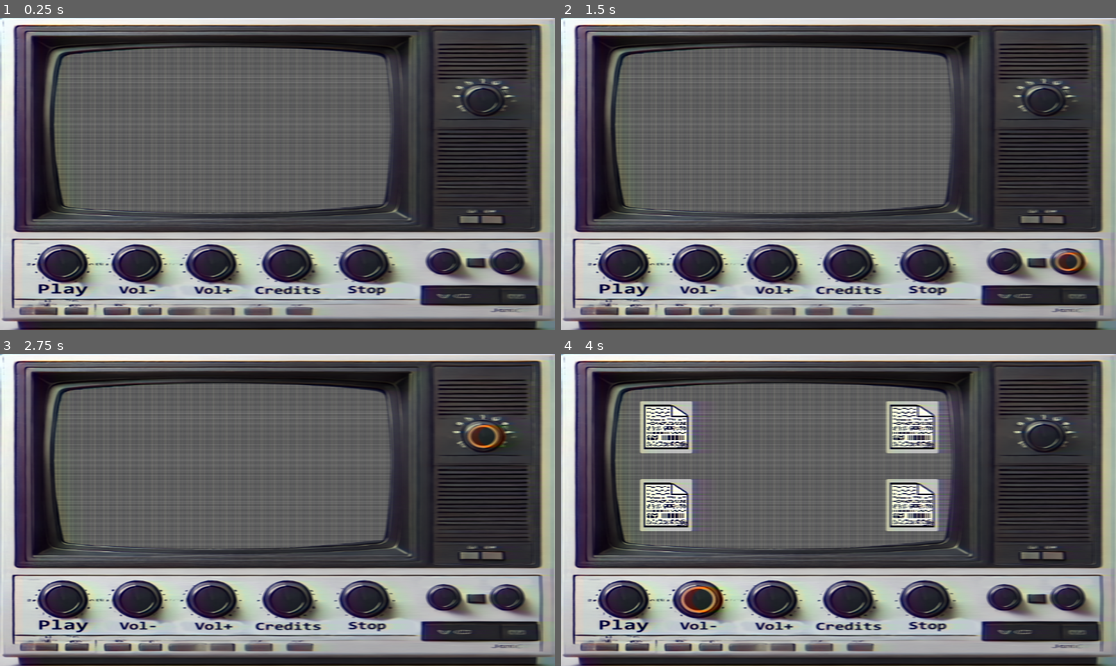
Above: before the commit, frames 1-4 (two rows, left to right).
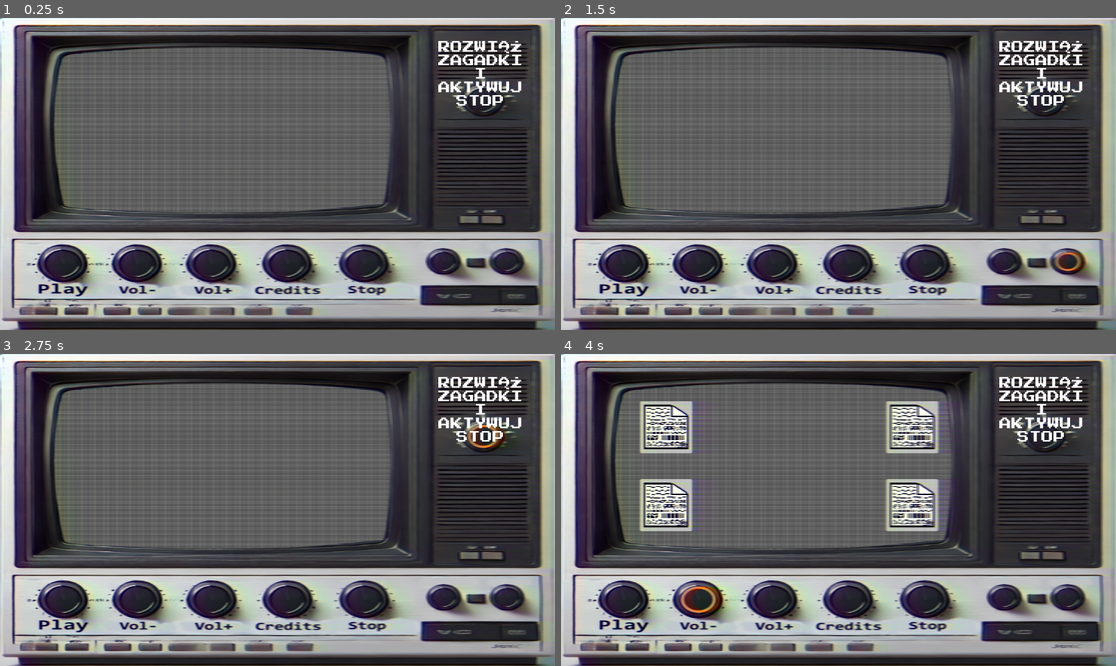
Above: after the commit, the same moments.

Repository: Ciasne14/SteelWorks3
Game: Godot game, scene res://Scenes/main_scene.tscn
Same seed, same stepped clock (60 frames per second), same inputs: the game is played once before the commit and once after it. Sound files missing from this copy of the repository are replaced by a short silence.
Inputs (mouse positions are in pixels of both pictures, inside the frame that each line leads up to):
- Up to frame 1 (0.25 s): no input
- Up to frame 2 (1.5 s): click (1005, 261) at 0.5 s; click (1066, 261) at 1.25 s
- Up to frame 3 (2.75 s): click (482, 435) at 2 s
- Up to frame 4 (4 s): click (622, 600) at 2.75 s; click (699, 600) at 3.5 s

The runs differ from the first frame. In frame 1, 1.2% of the frame differs, in the area x 78-94%, y 7-29%; in frame 2, 1.2%; in frame 3, 1.2%; in frame 4, 1.2%.

Commit message:
clean up

Diff:
--- a/escaper.tscn
+++ b/Scenes/escaper.tscn
@@ -1,8 +1,8 @@
 [gd_scene load_steps=4 format=3 uid="uid://b21ay0s48gftm"]
 
-[ext_resource type="Script" path="res://escaper.gd" id="1_8toob"]
+[ext_resource type="Script" path="res://Scripts/escaper.gd" id="1_8toob"]
 [ext_resource type="Texture2D" uid="uid://bwujuhmxjljta" path="res://Images/icon.svg" id="2_wbo6i"]
-[ext_resource type="AudioStream" uid="uid://c84g8apyvcndw" path="res://click[0-0-2](1).mp3" id="3_h8sll"]
+[ext_resource type="AudioStream" uid="uid://c84g8apyvcndw" path="res://Sounds/click[0-0-2](1).mp3" id="3_h8sll"]
 
 [node name="Escaper" type="Node2D"]
 
--- a/Scenes/main_scene.tscn
+++ b/Scenes/main_scene.tscn
@@ -1,29 +1,29 @@
 [gd_scene load_steps=32 format=3 uid="uid://bomcccbex7omi"]
 
-[ext_resource type="Script" path="res://Scenes/main.gd" id="1_d111u"]
-[ext_resource type="Texture2D" uid="uid://b4dhcxhbjudfa" path="res://tv.png" id="1_ya67x"]
+[ext_resource type="Script" path="res://Scripts/main.gd" id="1_d111u"]
+[ext_resource type="Texture2D" uid="uid://b4dhcxhbjudfa" path="res://Images/tv.png" id="1_ya67x"]
 [ext_resource type="Texture2D" uid="uid://c8u0u8gxitlm1" path="res://Images/Backgound.png" id="3_3l3p7"]
-[ext_resource type="Script" path="res://Scenes/main_scene.gd" id="3_fj4oy"]
+[ext_resource type="Script" path="res://Scripts/main_scene.gd" id="3_fj4oy"]
 [ext_resource type="Material" uid="uid://gu6wpty15hva" path="res://MaterialShaders/VHSShaderMaterial.tres" id="4_sbcsv"]
-[ext_resource type="FontFile" uid="uid://c1qr4g6bsxx1q" path="res://PressStart2P-Regular.ttf" id="5_d1qnp"]
-[ext_resource type="Texture2D" uid="uid://drt8jlsrokyee" path="res://button.png" id="5_oexas"]
-[ext_resource type="Texture2D" uid="uid://xlpti0rpqwl" path="res://nosignal.png" id="6_1u7kc"]
-[ext_resource type="Texture2D" uid="uid://d2lyoodc00bvc" path="res://buttonpressed.png" id="6_ak2rn"]
-[ext_resource type="Texture2D" uid="uid://dcdpbu8xi78ug" path="res://buttonhovered.png" id="7_75aa8"]
-[ext_resource type="Script" path="res://Scenes/quest_2.gd" id="7_axq51"]
-[ext_resource type="Script" path="res://Scenes/demon_communicator.gd" id="8_kk6e8"]
-[ext_resource type="Script" path="res://Scenes/quest_3.gd" id="8_r3kv3"]
-[ext_resource type="Script" path="res://Scenes/quest_4.gd" id="9_r8gnw"]
-[ext_resource type="AudioStream" uid="uid://c84g8apyvcndw" path="res://click[0-0-2](1).mp3" id="10_xufgv"]
+[ext_resource type="FontFile" uid="uid://c1qr4g6bsxx1q" path="res://MaterialShaders/PressStart2P-Regular.ttf" id="5_d1qnp"]
+[ext_resource type="Texture2D" uid="uid://drt8jlsrokyee" path="res://Images/button.png" id="5_oexas"]
+[ext_resource type="Texture2D" uid="uid://xlpti0rpqwl" path="res://Images/nosignal.png" id="6_1u7kc"]
+[ext_resource type="Texture2D" uid="uid://d2lyoodc00bvc" path="res://Images/buttonpressed.png" id="6_ak2rn"]
+[ext_resource type="Texture2D" uid="uid://dcdpbu8xi78ug" path="res://Images/buttonhovered.png" id="7_75aa8"]
+[ext_resource type="Script" path="res://Scripts/quest_2.gd" id="7_axq51"]
+[ext_resource type="Script" path="res://Scripts/demon_communicator.gd" id="8_kk6e8"]
+[ext_resource type="Script" path="res://Scripts/quest_3.gd" id="8_r3kv3"]
+[ext_resource type="Script" path="res://Scripts/quest_4.gd" id="9_r8gnw"]
+[ext_resource type="AudioStream" uid="uid://c84g8apyvcndw" path="res://Sounds/click[0-0-2](1).mp3" id="10_xufgv"]
 [ext_resource type="Texture2D" uid="uid://daqi8084s56ky" path="res://Images/fileWirte.png" id="12_a0ylw"]
-[ext_resource type="Script" path="res://Scenes/event_director.gd" id="13_kr52a"]
-[ext_resource type="Script" path="res://Scenes/stop.gd" id="14_4rpgv"]
-[ext_resource type="Script" path="res://escaper.gd" id="14_n5ll0"]
-[ext_resource type="Texture2D" uid="uid://c72xicxiwdu7x" path="res://Scenes/scary.png" id="19_jt61n"]
-[ext_resource type="AudioStream" uid="uid://c7ee60n534abk" path="res://Scenes/scream.mp3" id="20_lo6q1"]
-[ext_resource type="AudioStream" uid="uid://sk7xel3cb4gp" path="res://Images/start_click.mp3" id="20_mvfre"]
-[ext_resource type="Script" path="res://Scenes/background_sound.gd" id="21_m6fvp"]
-[ext_resource type="Script" path="res://Scenes/althandler.gd" id="24_1au4v"]
+[ext_resource type="Script" path="res://Scripts/event_director.gd" id="13_kr52a"]
+[ext_resource type="Script" path="res://Scripts/stop.gd" id="14_4rpgv"]
+[ext_resource type="Script" path="res://Scripts/escaper.gd" id="14_n5ll0"]
+[ext_resource type="Texture2D" uid="uid://c72xicxiwdu7x" path="res://Images/scary.png" id="19_jt61n"]
+[ext_resource type="AudioStream" uid="uid://c7ee60n534abk" path="res://Sounds/scream.mp3" id="20_lo6q1"]
+[ext_resource type="AudioStream" uid="uid://sk7xel3cb4gp" path="res://Sounds/start_click.mp3" id="20_mvfre"]
+[ext_resource type="Script" path="res://Scripts/background_sound.gd" id="21_m6fvp"]
+[ext_resource type="Script" path="res://Scripts/althandler.gd" id="24_1au4v"]
 
 [sub_resource type="Theme" id="Theme_6lw6g"]
 default_font = ExtResource("5_d1qnp")
@@ -490,7 +490,6 @@
 offset_bottom = 0.143982
 grow_horizontal = 2
 grow_vertical = 2
-disabled = true
 texture_normal = ExtResource("5_oexas")
 texture_pressed = ExtResource("6_ak2rn")
 texture_hover = ExtResource("7_75aa8")
@@ -707,6 +706,7 @@
 offset_bottom = -0.248001
 grow_horizontal = 2
 theme = SubResource("Theme_rbmuq")
+text = "Rozwiąż zagadki i aktywuj STOP"
 horizontal_alignment = 1
 vertical_alignment = 1
 autowrap_mode = 3
--- a/escaper.gd
+++ b/Scripts/escaper.gd
@@ -45,7 +45,7 @@
 func _on_timer_timeout() -> void:
 	if(!done):
 		chase = false
-		var textureNew = load("res://Scenes/afraid.png")
+		var textureNew = load("res://Images/afraid.png")
 		$".".texture = textureNew
 		$"../CanvasLayer2/Info".text = "Zlap mnie!"
 
--- a/Scenes/main.gd
+++ b/Scripts/main.gd
@@ -110,4 +110,5 @@
 func handle_solved():
 	solved = solved +  1
 	if(solved == 4):
+		$CanvasLayer2/Info.text = "Twoja dusza jest wolna, ale nie od gulaszu"
 		$Stop.disabled=false
--- a/Scenes/sprite.gd
+++ b/Scripts/sprite.gd
@@ -1,16 +1,12 @@
 var local_path = "C:\\image.png"
 
 func _ready():
-	# Load the image from disk
 	var image = Image.new()
 	var error = image.load(local_path)
 
 	if error == OK:
-		# Create an ImageTexture and set it with the loaded image
 		var image_texture = ImageTexture.new()
 		image_texture.create_from_image(image)
-
-		# Assume there is a TextureRect node named "TextureRect" in the scene
 		var texture_rect = $TextureRect
 		texture_rect.texture = image_texture
 		print("Texture applied successfully")
Renamed: OldComputer.png -> Images/OldComputer.png
Not shown, changed: Images/OldComputer.png.import
Renamed: Scenes/afraid.png -> Images/afraid.png
Not shown, changed: Images/afraid.png.import
Not shown, removed: Images/background_at_start.mp3.import
Renamed: button.png -> Images/button.png
Not shown, changed: Images/button.png.import
Renamed: buttonhovered.png -> Images/buttonhovered.png
Not shown, changed: Images/buttonhovered.png.import
Renamed: buttonpressed.png -> Images/buttonpressed.png
Not shown, changed: Images/buttonpressed.png.import
Renamed: nosignal.png -> Images/nosignal.png
(and 30 more such lines)
